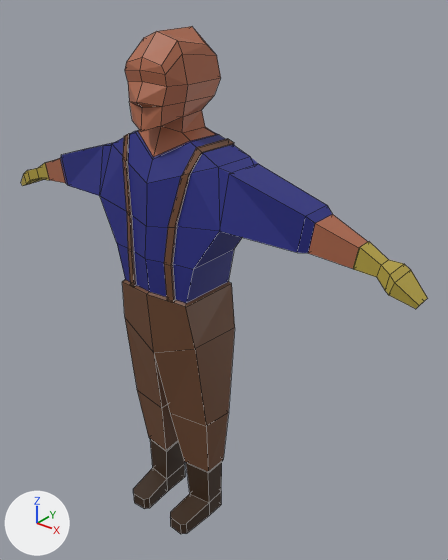
What one commit did to the Blender file scenes/world/assets/player/assets/model/prefab.blend.
Before and after are seen from a 50 mm camera at (6.42, -6.91, 9.25) aimed at (0.47, 0.53, 4.63). The lights are fixed; the arrows at lower left show +X, +Y and +Z. Mesh edges are drawn as thin lines.

The older version as bpy lines, for what is in view:
```python
me_cube = bpy.data.meshes.new('Cube')
me_cube.from_pydata(...)  # 184 vertices, 162 faces; spans x 0.0..3.66, y -0.83..0.61, z -4.79..2.93
# faces by material slot: [30, 27, 35, 51, 19]
me_cube.materials.append(mat_skin)  # brown #ae684c
me_cube.materials.append(mat_gloves)  # yellow #b8a443
me_cube.materials.append(mat_shirt)  # blue #262a82
me_cube.materials.append(mat_pants)  # brown #6e482f
me_cube.materials.append(mat_boots)  # brown #3c2817
ob_mesh = bpy.data.objects.new('Mesh', me_cube)
ob_mesh.location = (0.0, 0.0, 5.36)
ob_mesh.scale = (1.12, 1.12, 1.12)
_m = ob_mesh.modifiers.new('Mirror', 'MIRROR')
_m.use_clip = True
```
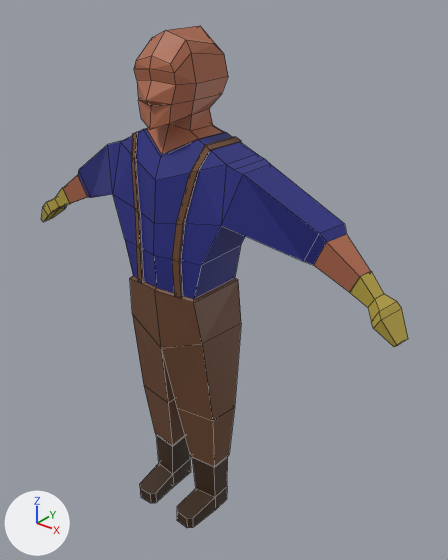
Pixel boxes (x1, y1, x2, y2) of what changed, in the pictures (448 x 560 px; the box of a moved part takes in the faces that stretch with it):
'Mesh', reshaped, moved (10% narrower)
    before: (21, 26, 427, 534)
    after: (41, 26, 408, 528)
part 1 of me_cube, moved or reshaped
    before: (21, 143, 427, 309)
    after: (41, 141, 408, 347)

The change, as a list of edits to the scene's bpy script:
```text
Change me_cube:
    used by ob_mesh; location = (0.0, 0.0, 5.36); scale = (1.12, 1.12, 1.12)
    remove me_cube.from_pydata(...)  # 184 vertices, 162 faces; spans x 0.0..3.66, y -0.83..0.61, z -4.79..2.93
    add me_cube.from_pydata(...)  # 184 vertices, 162 faces; spans x 0.0..3.46, y -0.83..0.61, z -4.79..2.93
    me_cube part 1: 46 of 184 vertices moved; they spanned x 1.13..3.66, y -0.5..0.34, z 0.2..1.32 and now span x 1.03..3.46, y -0.5..0.41, z -0.47..1.33; mean shift (-0.11, 0.06, -0.44); largest move (3.66, -0.14, 0.25) -> (3.43, -0.15, -0.42)
Change ob_mesh:
    ob_mesh.location: (0.0, 0.0, 5.36) -> (0.0, 0.18, 5.36)
```
